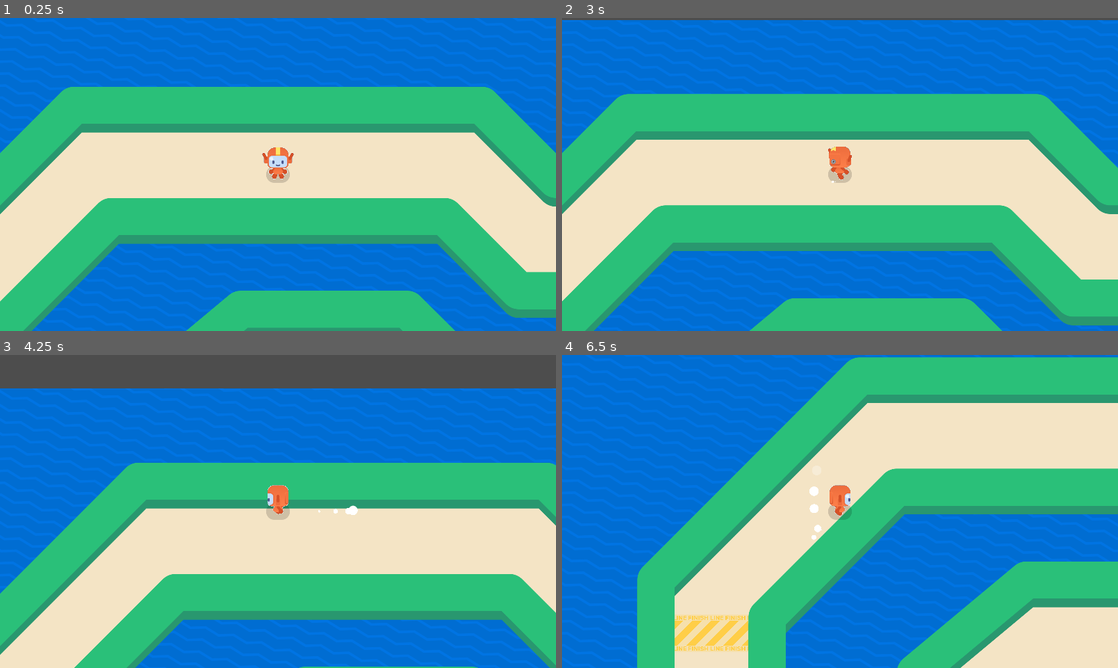
Above: before the commit, frames 1-4 (two rows, left to right).
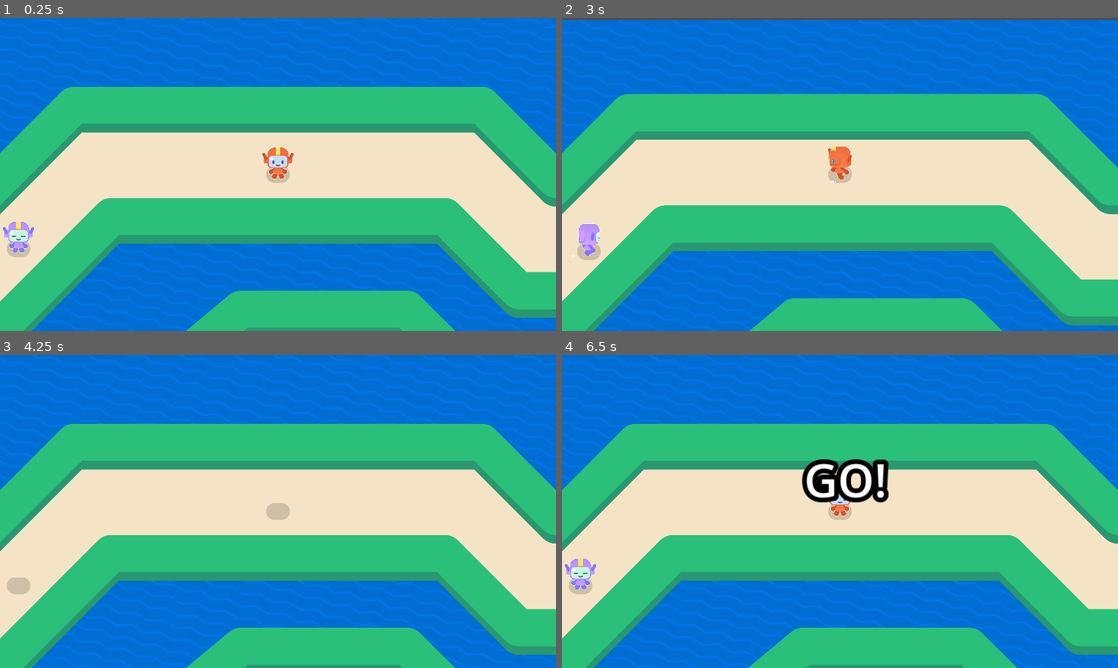
Above: after the commit, the same moments.

Repository: monkeytickler812/2d-GameDev-Course
Game: Godot game, scene res://lessons/game.tscn
The game is run twice, just before and just after one commit, with the same random seed, the same clock (stepped at 60 frames per second) and the same inputs.
Inputs (mouse positions are in pixels of both pictures, inside the frame that each line leads up to):
- Up to frame 1 (0.25 s): no input
- Up to frame 2 (3 s): tap Enter at 0.5 s; move the mouse to (962, 158) at 0.52 s; hold Right (move_right) 0.53-1.28 s; tap Z every 0.75 s from 0.6 to 2.85 s; click (962, 158) at 0.67 s; tap Space at 0.77, 1.52 s; move the mouse to (728, 190) at 1.27 s; hold Down (move_down) 1.28-2.03 s; click (728, 190) at 1.42 s; move the mouse to (895, 105) at 2.02 s; hold Right (move_right) 2.03-2.78 s; click (895, 105) at 2.17 s; move the mouse to (812, 237) at 2.77 s; hold Up (move_up) from 2.78 s (still down); click (812, 237) at 2.92 s
- Up to frame 3 (4.25 s): tap Space at 3.02, 3.77 s; move the mouse to (444, 558) at 3.52 s; release Up (move_up) at 3.53 s; hold Left (move_left) from 3.53 s (still down); tap Z at 3.6 s; click (444, 558) at 3.67 s
- Up to frame 4 (6.5 s): move the mouse to (673, 464) at 4.27 s; tap Z at 4.35, 5.1, 5.85 s; click (673, 464) at 4.42 s; tap Space at 4.52, 6.02 s; move the mouse to (867, 511) at 5.02 s; release Left (move_left) at 5.03 s; hold Down (move_down) 5.03-5.78 s; click (867, 511) at 5.17 s; move the mouse to (756, 433) at 5.77 s; hold Right (move_right) from 5.78 s (still down); click (756, 433) at 5.92 s

The runs differ from the first frame. In frame 1, 0.5% of the frame differs, in the area x 0-7%, y 65-77%; in frame 2, 0.4%; in frame 3, 70%; in frame 4, 74%, in the area x 0-100%, y 0-100%.

Commit message:
L13 complete

Diff:
--- a/M09.top_down_movement_workbook/lessons/bouncer.gd
+++ b/M09.top_down_movement_workbook/lessons/bouncer.gd
@@ -10,18 +10,28 @@
 @onready var _dust: GPUParticles2D = %Dust
 @onready var _runner_visual: RunnerVisual = %RunnerVisualPurple
 
+@onready var _hit_box: Area2D = %HitBox
+
+
+func _ready() -> void:
+	_hit_box.body_entered.connect(func(body: Node) -> void:
+		if body is Runner:
+			get_tree().call_deferred("reload_current_scene")
+	)
+
+
 func _physics_process(delta: float) -> void:
-	var direction := global_position.direction_to(get_global_mouse_position())
-	var distance := global_position.distance_to(get_global_mouse_position())
+	var direction := global_position.direction_to(get_global_player_position())
+	var distance := global_position.distance_to(get_global_player_position())
 	var speed := max_speed if distance > 100 else max_speed * distance / 100
 
 	var desired_velocity := direction * speed
-
 	velocity = velocity.move_toward(desired_velocity, acceleration * delta)
 	move_and_slide()
 
 	if velocity.length() > 10.0:
-		_runner_visual.angle = rotate_toward(_runner_visual.angle, direction.orthogonal().angle(), 8.0 * delta)
+		var angle := rotate_toward(_runner_visual.angle, direction.orthogonal().angle(), 8.0 * delta)
+		_runner_visual.angle = angle
 
 		var current_speed_percent := velocity.length() / max_speed
 		_runner_visual.animation_name = (
@@ -34,3 +44,7 @@
 	else:
 		_runner_visual.animation_name = RunnerVisual.Animations.IDLE
 		_dust.emitting = false
+
+
+func get_global_player_position() -> Vector2:
+	return get_tree().root.get_node("Game/Runner").global_position
--- a/M09.top_down_movement_workbook/lessons/bouncer.tscn
+++ b/M09.top_down_movement_workbook/lessons/bouncer.tscn
@@ -40,6 +40,9 @@
 [sub_resource type="ViewportTexture" id="ViewportTexture_fd5kv"]
 viewport_path = NodePath("SubViewport")
 
+[sub_resource type="CircleShape2D" id="CircleShape2D_n5swy"]
+radius = 30.1496
+
 [node name="Bouncer" type="CharacterBody2D"]
 z_index = 1
 motion_mode = 1
@@ -75,3 +78,10 @@
 material = SubResource("ShaderMaterial_iv42k")
 position = Vector2(0, -52)
 texture = SubResource("ViewportTexture_fd5kv")
+
+[node name="HitBox" type="Area2D" parent="."]
+unique_name_in_owner = true
+
+[node name="CollisionShape2D" type="CollisionShape2D" parent="HitBox"]
+position = Vector2(0, -34)
+shape = SubResource("CircleShape2D_n5swy")
--- a/M09.top_down_movement_workbook/lessons/game.gd
+++ b/M09.top_down_movement_workbook/lessons/game.gd
@@ -3,6 +3,7 @@
 @onready var _finish_line: FinishLine = %FinishLine
 @onready var _count_down: CountDown = %CountDown
 @onready var _runner: Runner = %Runner
+@onready var _bouncer: CharacterBody2D = %Bouncer
 
 func _ready() -> void:
 	_finish_line.body_entered.connect(func (body: Node) -> void:
@@ -31,3 +32,9 @@
 		func() -> void:
 			_runner.set_physics_process(true)
 	)
+	_bouncer.set_physics_process(false)
+
+	_count_down.counting_finished.connect(
+		func() -> void:
+			_bouncer.set_physics_process(true)
+	)
--- a/M09.top_down_movement_workbook/lessons/game.tscn
+++ b/M09.top_down_movement_workbook/lessons/game.tscn
@@ -1,10 +1,11 @@
-[gd_scene load_steps=9 format=3 uid="uid://cbo0lvmuwjmod"]
+[gd_scene load_steps=10 format=3 uid="uid://cbo0lvmuwjmod"]
 
 [ext_resource type="PackedScene" uid="uid://be4o4t7xst17m" path="res://lessons/runner.tscn" id="1_f3duu"]
 [ext_resource type="Script" path="res://lessons/game.gd" id="1_un34e"]
 [ext_resource type="Texture2D" uid="uid://5vl7p0xb7nd8" path="res://assets/circuit_background.png" id="1_yad3n"]
 [ext_resource type="PackedScene" uid="uid://45bg26t1s6hs" path="res://lessons/circuit.tscn" id="4_plnoo"]
 [ext_resource type="PackedScene" uid="uid://xl56q8amb611" path="res://assets/finish_line/finish_line.tscn" id="5_p2fie"]
+[ext_resource type="PackedScene" uid="uid://d4nrmd4e8mnbh" path="res://lessons/bouncer.tscn" id="5_u0ujl"]
 [ext_resource type="Theme" uid="uid://cdcyvsn1fp8wa" path="res://assets/countdown/count_down_theme.tres" id="7_um2w4"]
 [ext_resource type="Script" path="res://assets/countdown/count_down.gd" id="8_q5wx5"]
 [ext_resource type="PackedScene" uid="uid://74j4ynwmav7d" path="res://lessons/pause_screen.tscn" id="9_qmqfx"]
@@ -31,6 +32,10 @@
 process_mode = 1
 position = Vector2(1920, 768)
 
+[node name="Bouncer" parent="." instance=ExtResource("5_u0ujl")]
+unique_name_in_owner = true
+position = Vector2(1024, 1024)
+
 [node name="Circuit" parent="." instance=ExtResource("4_plnoo")]
 process_mode = 1
 position = Vector2(2048, 1536)
@@ -40,6 +45,7 @@
 [node name="CountDown" type="Label" parent="CanvasLayer"]
 unique_name_in_owner = true
 process_mode = 1
+visible = false
 anchors_preset = 8
 anchor_left = 0.5
 anchor_top = 0.5
@@ -60,4 +66,5 @@
 script = ExtResource("8_q5wx5")
 
 [node name="PauseScreen" parent="CanvasLayer" instance=ExtResource("9_qmqfx")]
+unique_name_in_owner = true
 visible = false
Not shown: 1 places in M09.top_down_movement_workbook/lessons/bouncer.tscn that only renumber resources
